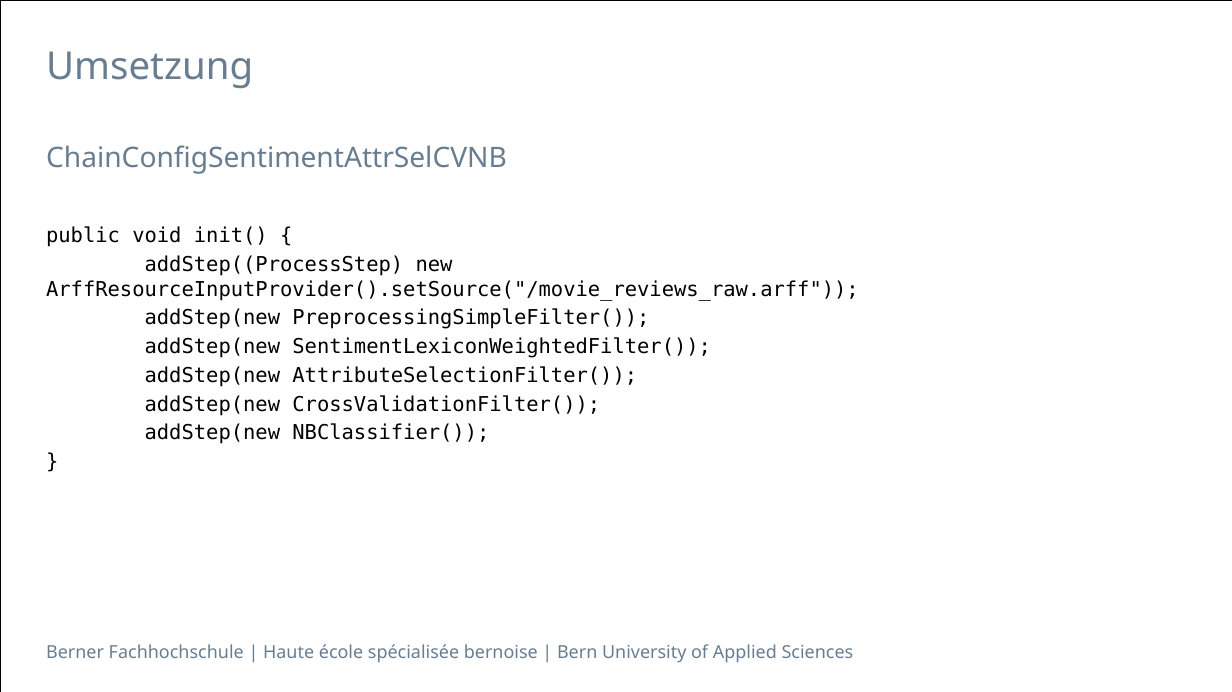
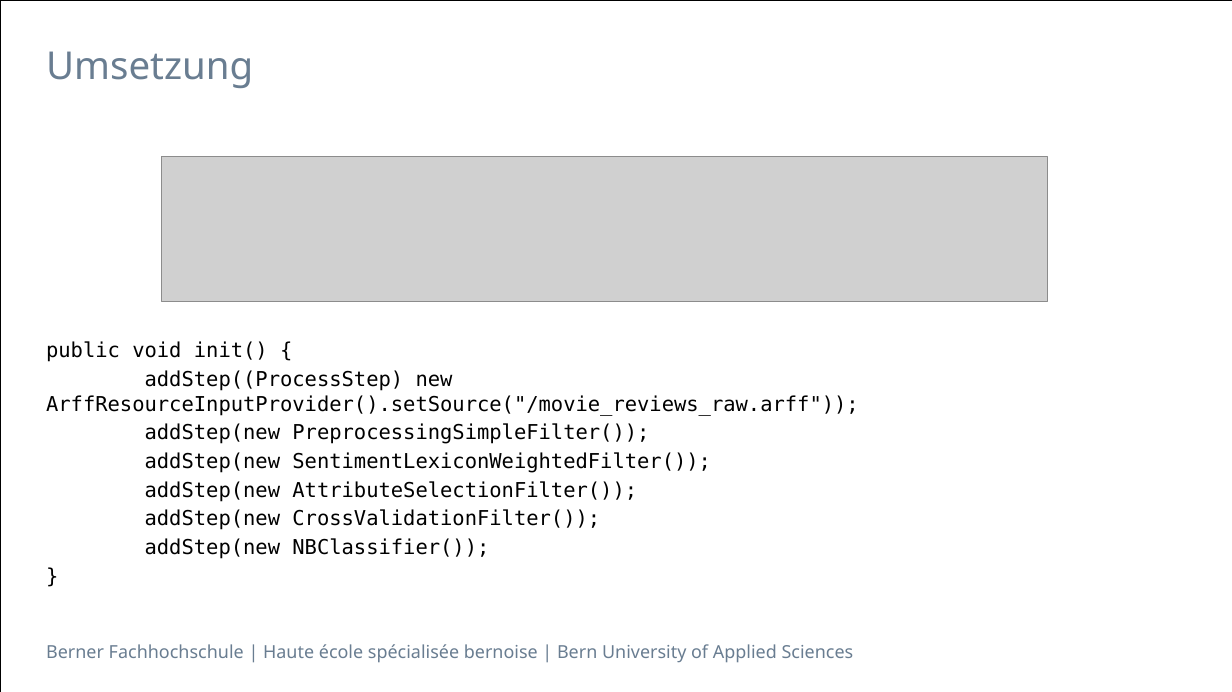
Before and after one commit to nussa2/ch.bfh.bti7535.w2017.-group-name-, a slide deck: slide 2 of doc/Presentation.pptx. Drawn at 1232x692 pixels with LibreOffice and Linux fonts; fonts in the diff are those of the drawing; grey boxes stand for pictures. Boxes give left, top, right and bottom in pixels: in the first picture for what was removed or moved away, otherwise in the second. Text is boxed around its words. In the diff, an @@ line names an element or a change of style, - is before the commit and + after.

Commit message:
Grafik in Präsentation

```diff
--- a/doc/Presentation.pptx
+++ b/doc/Presentation.pptx
@@ text removed at <box>46,145,507,174</box> @@
-ChainConfigSentimentAttrSelCVNB
@@ picture added at <box>161,157,1047,302</box> @@
@@ text "public void init() {": place and size @@
-text "public void init() {" at <box>46,226,859,444</box>
+text "public void init() {" at <box>46,341,859,559</box>
```
Also in this commit, not shown: 3 other files.
